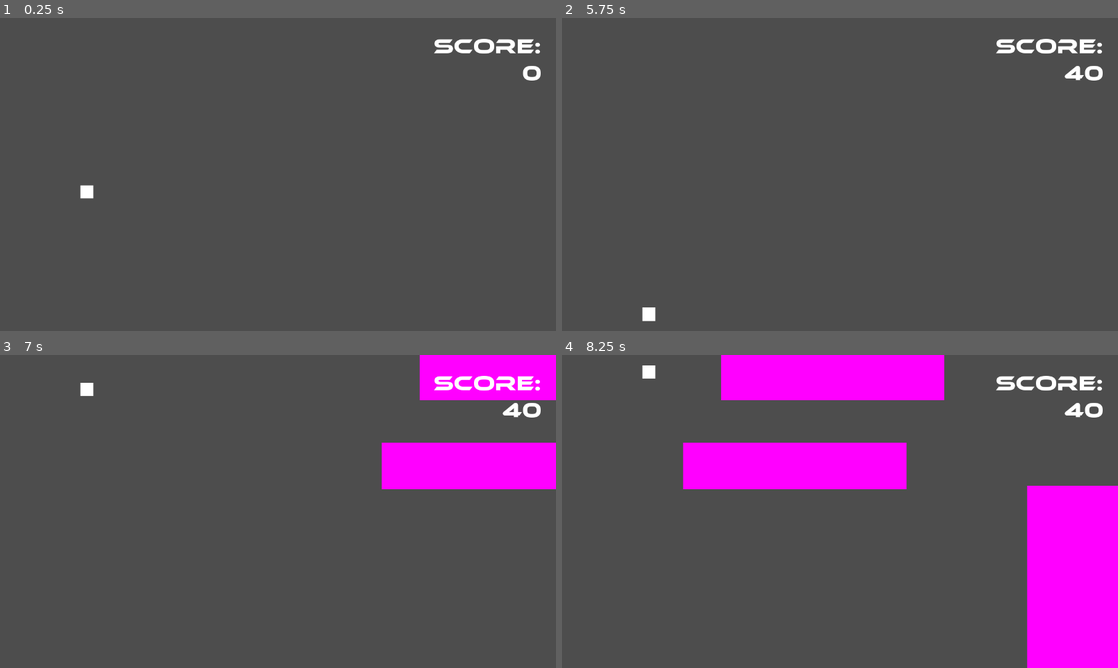
Above: before the commit, frames 1-4 (two rows, left to right).
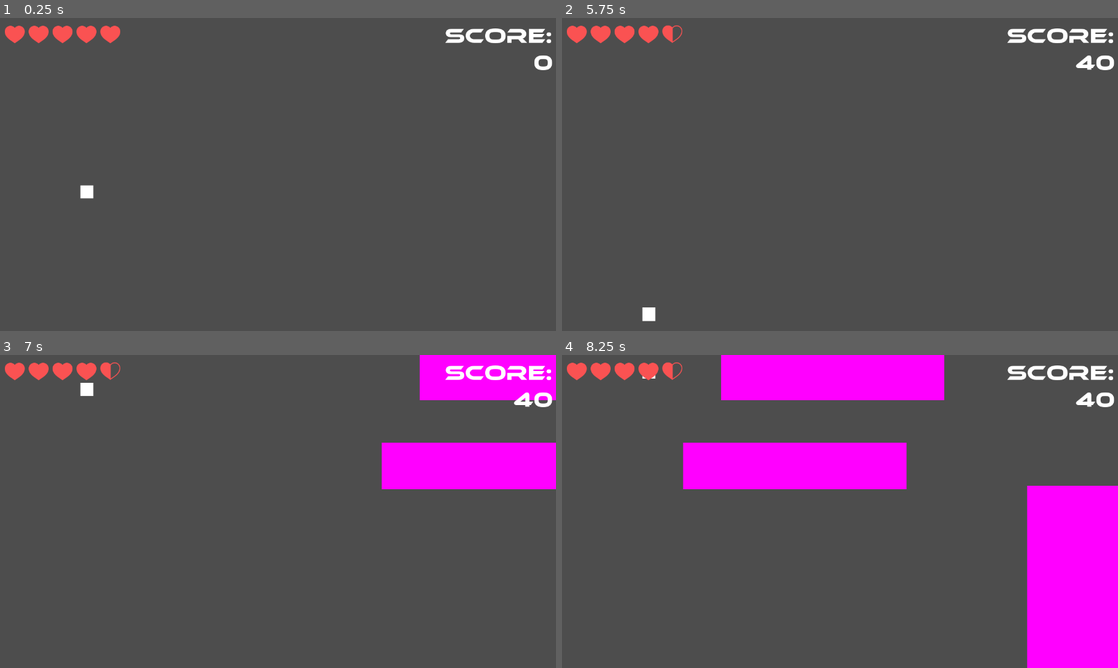
Above: after the commit, the same moments.

Repository: mauro-vb/mobile-game-project
Game: Godot game, scene res://scenes/main.tscn
Two runs of this game, one before a commit and one after it. Both use one fixed random seed, a clock stepped at 60 frames per second and the inputs below.
Inputs:
- Up to frame 1 (0.25 s): no input
- Up to frame 2 (5.75 s): tap Enter at 0.5 s; hold Up (up) 0.53-1.28 s; hold Down (down) 1.28-2.03 s; hold Up (up) 2.03-3.53 s; hold Down (down) from 3.53 s (still down)
- Up to frame 3 (7 s): release Down (down) at 5.78 s; hold Up (up) from 5.78 s (still down)
- Up to frame 4 (8.25 s): release Up (up) at 8.03 s; hold Down (down) from 8.03 s (still down)

The runs differ from the first frame. In frame 1, 1.9% of the frame differs, in the area x 0-100%, y 2-20%; in frame 2, 2.0%; in frame 3, 2.0%; in frame 4, 2.0%.

Commit message:
implemented basic health counting functionality

Diff:
--- a/scenes/main.tscn
+++ b/scenes/main.tscn
@@ -20,11 +20,12 @@
 anchors_preset = 1
 anchor_left = 1.0
 anchor_bottom = 0.0
-offset_left = 1255.0
-offset_top = 25.0
-offset_right = 1255.0
-offset_bottom = 25.0
+offset_left = 4.0
+offset_top = 1.0
+offset_right = 1281.0
+offset_bottom = 137.0
 grow_horizontal = 0
 grow_vertical = 1
+size_flags_horizontal = 8
 
 [connection signal="timeout" from="ObstacleGen/Timer" to="ObstacleGen" method="_on_timer_timeout"]
--- a/scenes/player.tscn
+++ b/scenes/player.tscn
@@ -15,8 +15,9 @@
 [sub_resource type="RectangleShape2D" id="RectangleShape2D_0ewfx"]
 size = Vector2(30, 30)
 
-[node name="Player" type="CharacterBody2D"]
+[node name="Player" type="CharacterBody2D" node_paths=PackedStringArray("health")]
 script = ExtResource("1_bsgab")
+health = NodePath("Health")
 
 [node name="TempSprite" type="Sprite2D" parent="."]
 material = SubResource("ShaderMaterial_uavc1")
@@ -25,6 +26,7 @@
 
 [node name="Health" type="Node2D" parent="."]
 script = ExtResource("1_inuh8")
+health = 10
 
 [node name="HitBox" type="Area2D" parent="." node_paths=PackedStringArray("health_component")]
 script = ExtResource("2_2tfcn")
--- a/scenes/ui/hud.tscn
+++ b/scenes/ui/hud.tscn
@@ -1,7 +1,9 @@
-[gd_scene load_steps=3 format=3 uid="uid://b1fn3eh2q2f4t"]
+[gd_scene load_steps=5 format=3 uid="uid://b1fn3eh2q2f4t"]
 
-[ext_resource type="FontFile" uid="uid://s6bqa01kltrc" path="res://assets/ethnocentric rg.otf" id="1_6hppt"]
+[ext_resource type="FontFile" uid="uid://s6bqa01kltrc" path="res://assets/fonts/ethnocentric rg.otf" id="1_6hppt"]
 [ext_resource type="Script" path="res://scripts/ui/score.gd" id="2_kmpmg"]
+[ext_resource type="Script" path="res://scripts/ui/health.gd" id="3_85hfi"]
+[ext_resource type="Texture2D" uid="uid://r8366ylh8s2h" path="res://assets/icons/heart-full.png" id="4_5bpwf"]
 
 [node name="Hud" type="Control"]
 layout_mode = 3
@@ -20,7 +22,7 @@
 offset_left = -320.0
 offset_top = 10.0
 offset_right = -8.0
-offset_bottom = 69.0
+offset_bottom = 131.0
 grow_horizontal = 0
 theme_override_fonts/font = ExtResource("1_6hppt")
 theme_override_font_sizes/font_size = 48
@@ -28,3 +30,39 @@
 0"
 horizontal_alignment = 2
 script = ExtResource("2_kmpmg")
+metadata/_edit_group_ = true
+
+[node name="HeartContainer" type="HBoxContainer" parent="."]
+layout_mode = 1
+offset_left = 5.0
+offset_top = 10.0
+offset_right = 275.0
+offset_bottom = 60.0
+theme_override_constants/separation = 5
+script = ExtResource("3_85hfi")
+metadata/_edit_group_ = true
+
+[node name="Heart1" type="TextureRect" parent="HeartContainer"]
+layout_mode = 2
+texture = ExtResource("4_5bpwf")
+stretch_mode = 2
+
+[node name="Heart2" type="TextureRect" parent="HeartContainer"]
+layout_mode = 2
+texture = ExtResource("4_5bpwf")
+stretch_mode = 2
+
+[node name="Heart3" type="TextureRect" parent="HeartContainer"]
+layout_mode = 2
+texture = ExtResource("4_5bpwf")
+stretch_mode = 2
+
+[node name="Heart4" type="TextureRect" parent="HeartContainer"]
+layout_mode = 2
+texture = ExtResource("4_5bpwf")
+stretch_mode = 2
+
+[node name="Heart5" type="TextureRect" parent="HeartContainer"]
+layout_mode = 2
+texture = ExtResource("4_5bpwf")
+stretch_mode = 2
--- a/scripts/player.gd
+++ b/scripts/player.gd
@@ -11,6 +11,7 @@
 var set_flash_state = func(v): sprite.material.set_shader_parameter("flashState", v)
 
 @onready var sprite = $TempSprite
+@export var health : HealthComponent
 
 func _ready():
 	add_to_group("player")
--- a/scripts/spiked_platform.gd
+++ b/scripts/spiked_platform.gd
@@ -40,8 +40,9 @@
 	var flash_tween = create_tween()
 	sprite.material.set_shader_parameter("color", Color("Red"))
 	flash_tween.tween_method(set_flash_state, 0,1,.2)
-	if body is CharacterBody2D:
+	if body is Player:
 		body.velocity.y = 0
+		body.health.damage(1)
 		speed = base_speed/2
 		await get_tree().create_timer(.2).timeout
 		queue_free()
--- /dev/null
+++ b/scripts/ui/health.gd
@@ -0,0 +1,21 @@
+extends HBoxContainer
+
+enum MODES {simple, empty, partial}
+
+var heart_full = preload("res://assets/icons/heart-full.png")
+var heart_empty = preload("res://assets/icons/heart-broken.png")
+var heart_half = preload("res://assets/icons/heart-half.png")
+@onready var player = get_tree().get_nodes_in_group("player")[0]
+
+func _ready():
+	player.health.health_changed.connect(update_health)
+
+func update_health():
+	var value = player.health.health
+	for i in get_child_count():
+		if value > i * 2 + 1:
+			get_child(i).texture = heart_full
+		elif value > i * 2:
+			get_child(i).texture = heart_half
+		else:
+			get_child(i).texture = heart_empty
--- a/scripts/ui/score.gd
+++ b/scripts/ui/score.gd
@@ -10,7 +10,6 @@
 func _increase_score(points):
 	score += points
 	text = "Score:\n%s" % score
-	print(text)
 
 func _decrease_score(points):
 	if points > score:
@@ -18,4 +17,3 @@
 	else:
 		score -= points
 	text = "Score:\n%s" % score
-	print(text)
Binary file added: assets/icons/heart-broken.png
Binary file added: assets/icons/heart-full.png
Binary file added: assets/icons/heart-half.png
